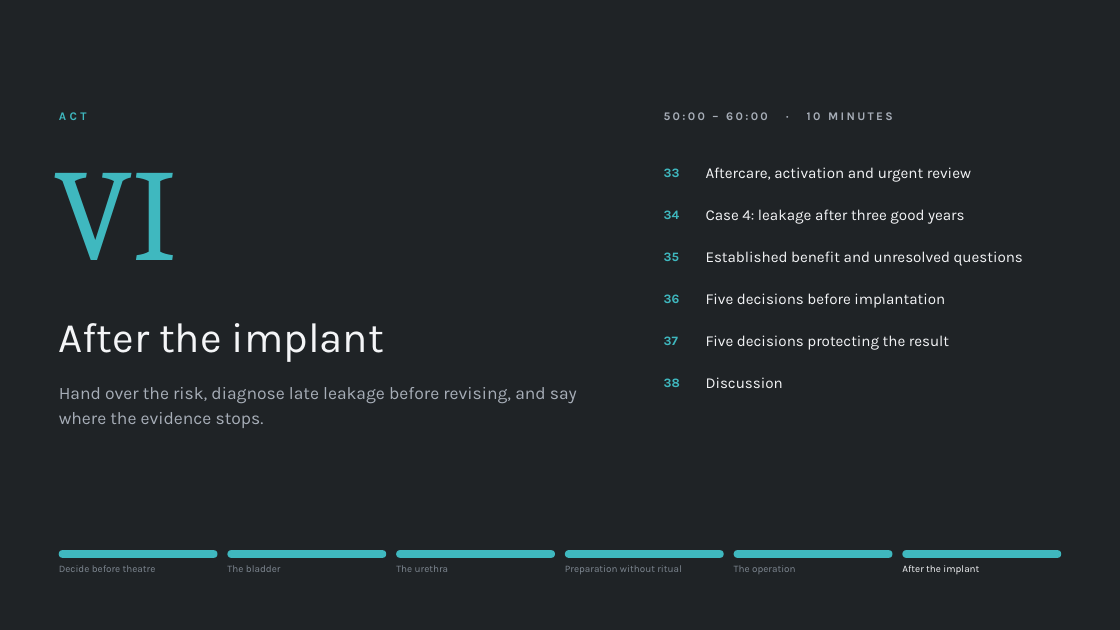
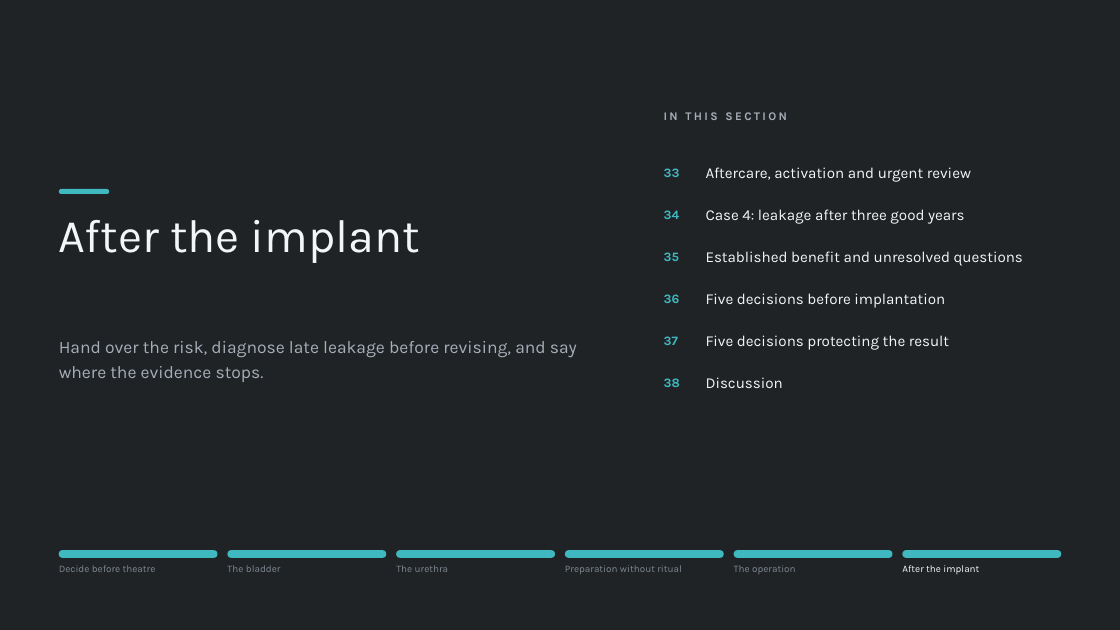
Before and after one commit to nityjr-ctrl/aus-presentation, a slide deck: slide 39 of presentation/AUS-teaching-deck.pptx. Drawn at 1120x630 pixels with LibreOffice and Linux fonts; fonts in the diff are those of the drawing. Boxes give left, top, right and bottom in pixels: in the first picture for what was removed or moved away, otherwise in the second. Text is boxed around its words. In the diff, an @@ line names an element or a change of style, - is before the commit and + after.

```diff
--- a/presentation/AUS-teaching-deck.pptx
+++ b/presentation/AUS-teaching-deck.pptx
@@ text removed at bbox=[59, 112, 87, 120] @@
-ACT
@@ text at bbox=[664, 112, 787, 120]: text changed @@
-50:00 – 60:00 · 10 MINUTES
+IN THIS SECTION
@@ text removed at bbox=[55, 173, 178, 260] @@
-VI
@@ text "After the implant": place and size @@
-text "After the implant" at bbox=[59, 323, 384, 362]
+text "After the implant" at bbox=[59, 220, 420, 263]
@@ text "After the implant" at bbox=[59, 220, 420, 263]: size 36 to 40 pt; vertical alignment middle to top @@
@@ rounded rectangle added at bbox=[59, 189, 109, 194], fill #3FB8BF @@
@@ text "Hand over the risk, diagnose ...": place and size @@
-text "Hand over the risk, diagnose ..." at bbox=[59, 387, 577, 428]
+text "Hand over the risk, diagnose ..." at bbox=[59, 341, 577, 382]
```
Also in this commit, not shown: 50 other slides changed, 10 other files.
